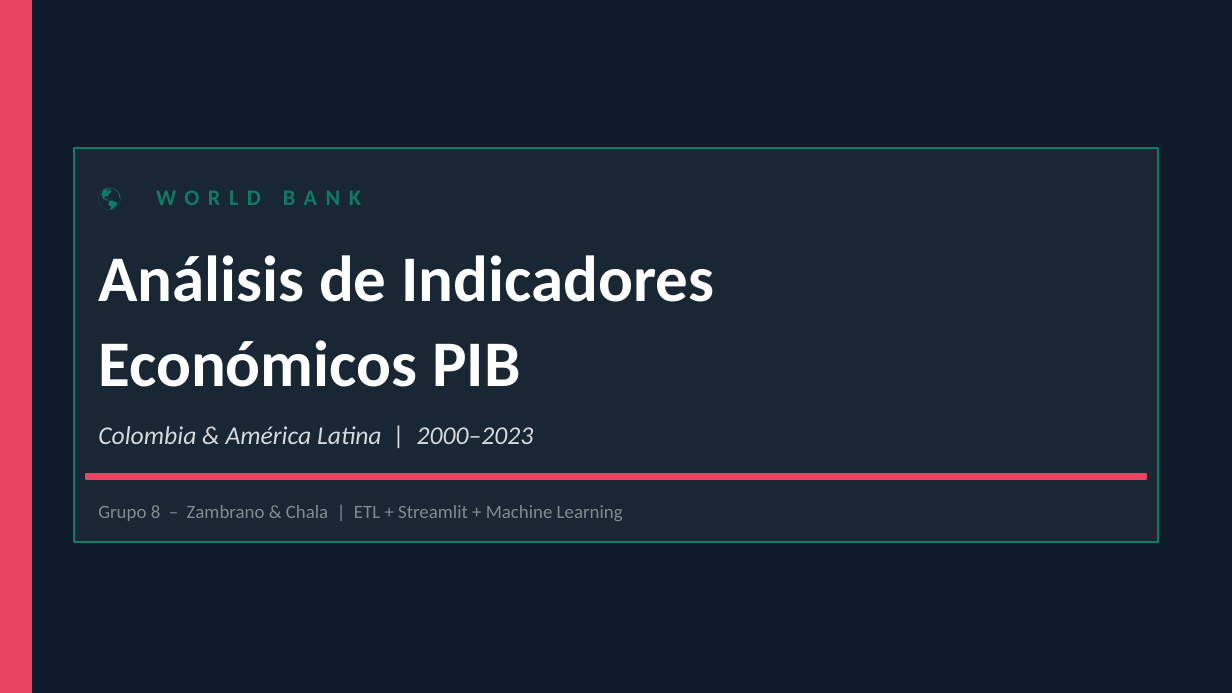
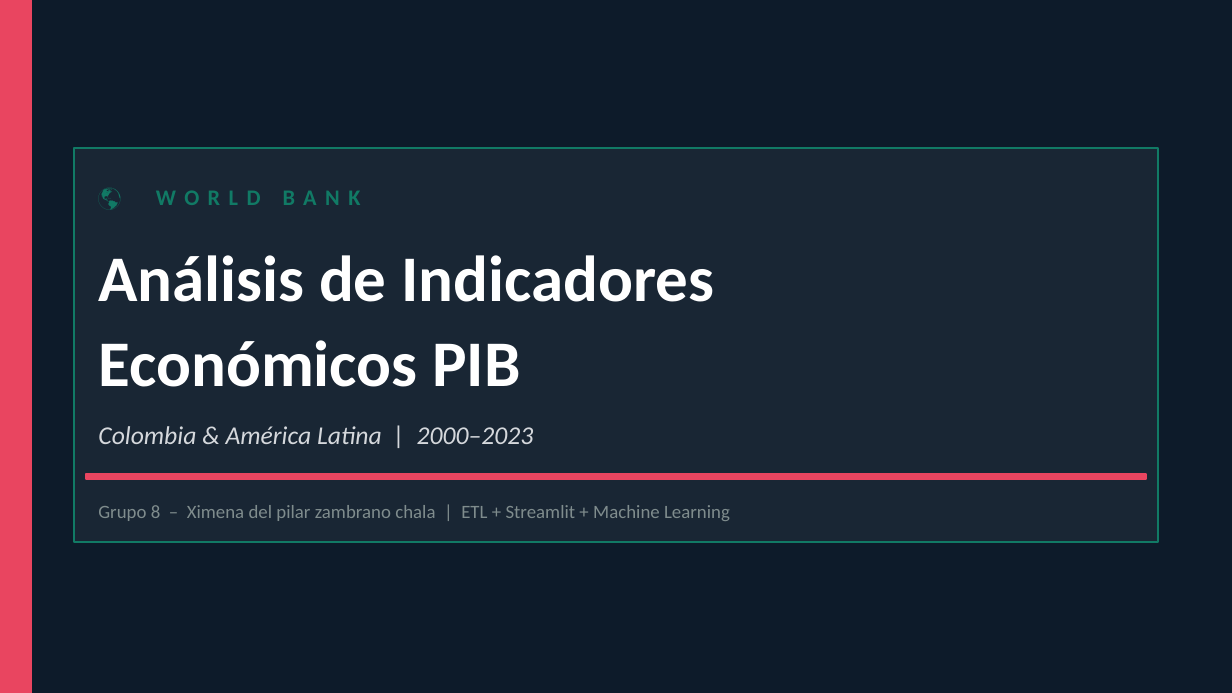
Before and after one commit to XimenaChala/Grupo8_Zambrano_chala, a slide deck: slide 1 of 04-Aplicar-Streamlit-Proyecto/WorldBank_Grupo8.pptx. Drawn at 1232x693 pixels with LibreOffice and Linux fonts; fonts in the diff are those of the drawing. Boxes give left, top, right and bottom in pixels: in the first picture for what was removed or moved away, otherwise in the second. Text is boxed around its words. In the diff, an @@ line names an element or a change of style, - is before the commit and + after.

Commit message:
Agrega presentación PPT WorldBank Grupo8

```diff
--- a/04-Aplicar-Streamlit-Proyecto/WorldBank_Grupo8.pptx
+++ b/04-Aplicar-Streamlit-Proyecto/WorldBank_Grupo8.pptx
@@ text at (98, 505, 730, 521): text changed @@
-Grupo 8 – Zambrano & Chala | ETL + Streamlit + Machine Learning
+Grupo 8 – Ximena del pilar zambrano chala | ETL + Streamlit + Machine Learning
```
Also in this commit, not shown: 4 other slides changed.
